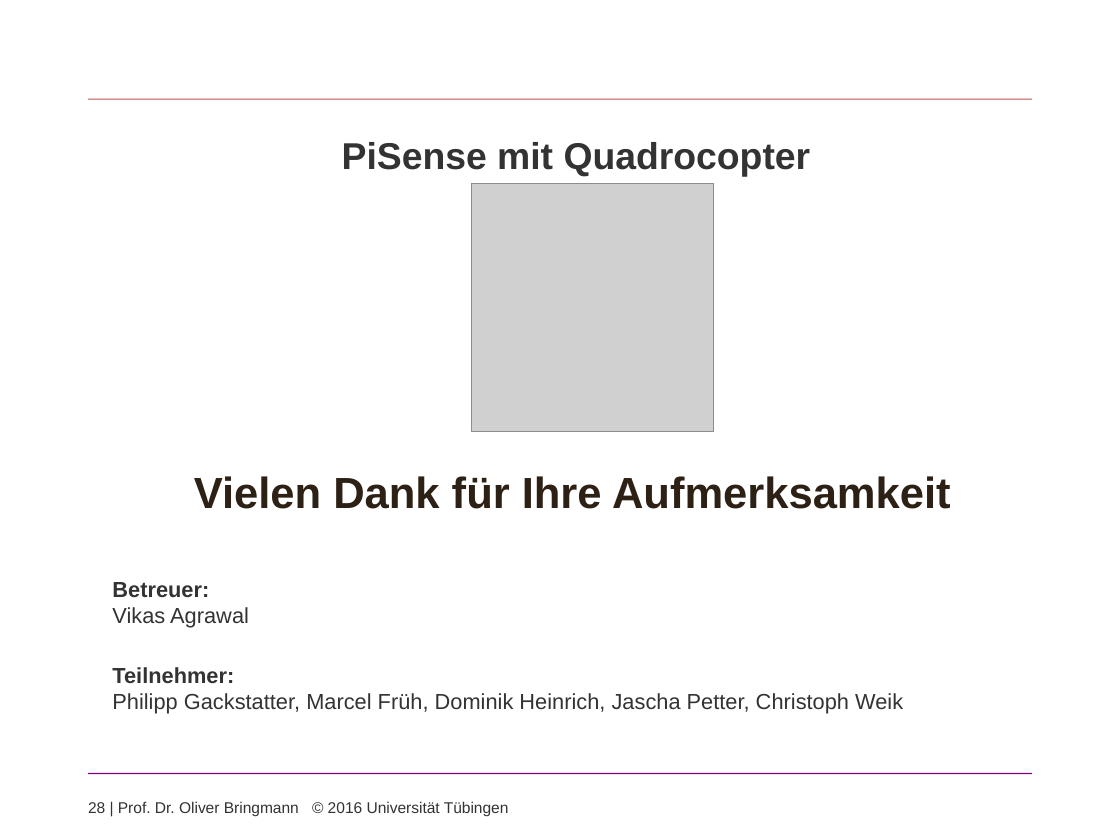
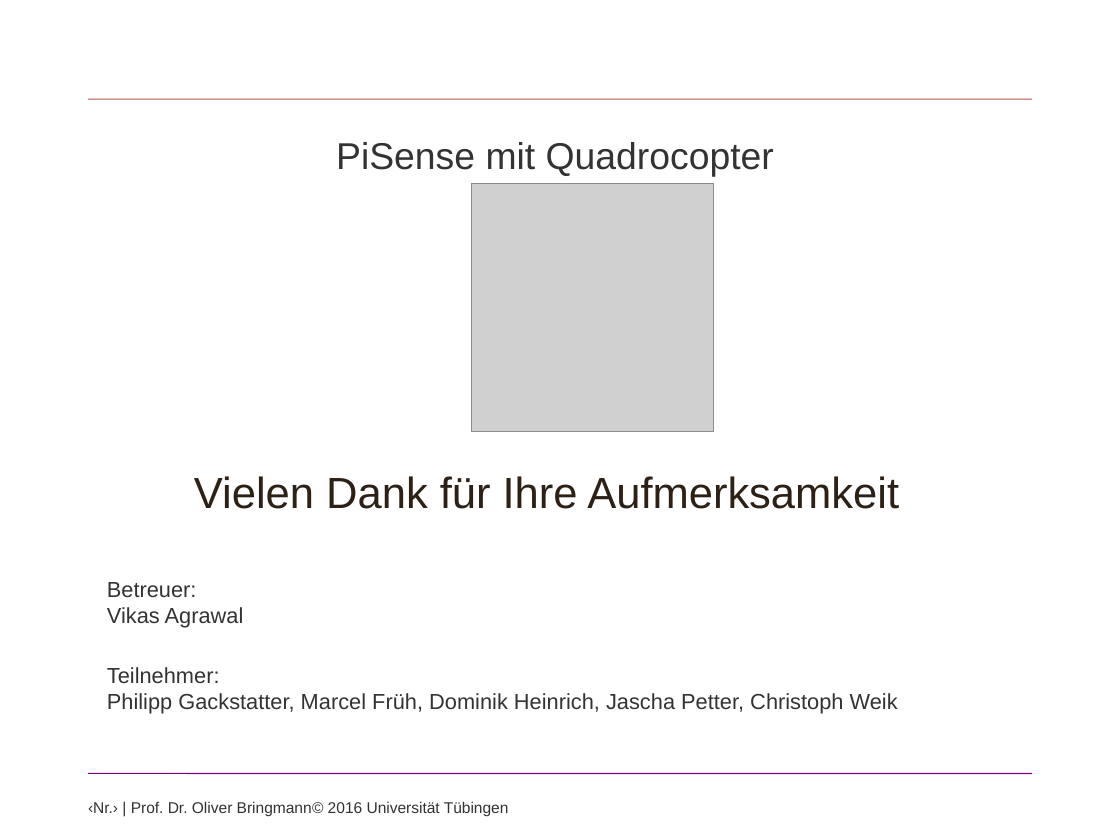
Before and after one commit to speedbyte/ProjectManagement, a slide deck: slide 33 of TeamWebProjectManagement/Praesentation/ProgrammierprojektSS2016.pptx (slide 28 before the commit). Drawn at 1120x840 pixels with LibreOffice and Linux fonts; fonts in the diff are those of the drawing; grey boxes stand for pictures; background and template pictures are left out. Boxes give left, top, right and bottom in pixels: in the first picture for what was removed or moved away, otherwise in the second. Text is boxed around its words. In the diff, an @@ line names an element or a change of style, - is before the commit and + after.

```diff
--- a/TeamWebProjectManagement/Praesentation/ProgrammierprojektSS2016.pptx
+++ b/TeamWebProjectManagement/Praesentation/ProgrammierprojektSS2016.pptx
@@ text "PiSense mit Quadrocopter" at (336,142,774,177): bold off @@
@@ text "Vielen Dank für Ihre Aufmerksamkeit" at (194,476,899,509): bold off @@
@@ text at (107,582,220,683): bold off in "Betreuer:", "Teilnehmer:" @@
@@ text at (88,801,509,817): text changed @@
-28 | Prof. Dr. Oliver Bringmann © 2016 Universität Tübingen
+‹Nr.› | Prof. Dr. Oliver Bringmann © 2016 Universität Tübingen
```
Also in this commit, not shown: 26 other slides changed, 6 slides added, 1 slide removed, 9 other files.
